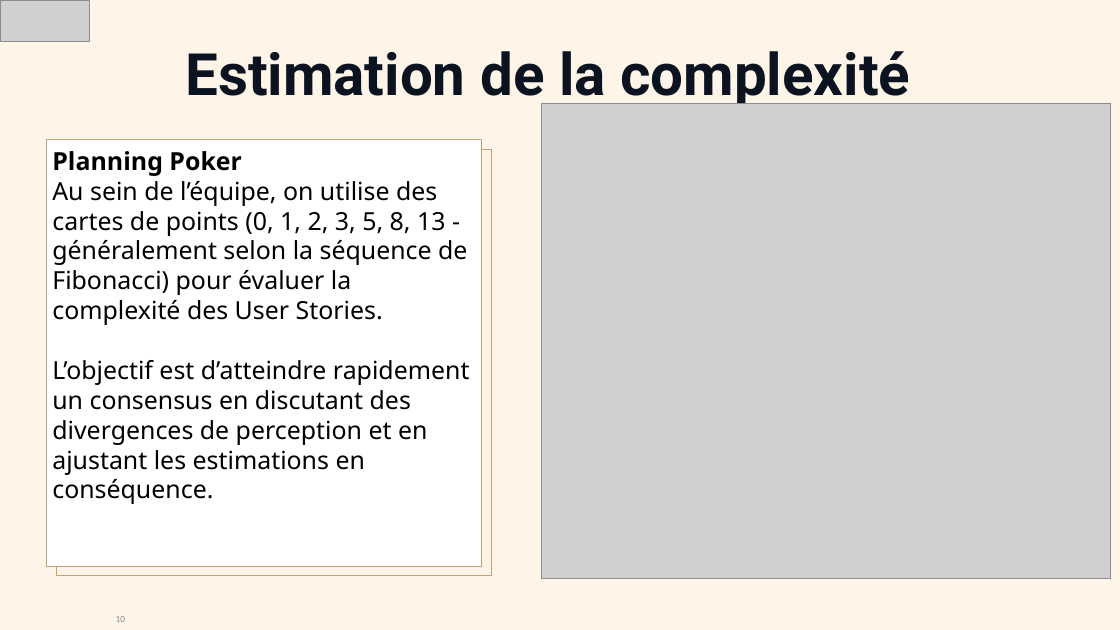
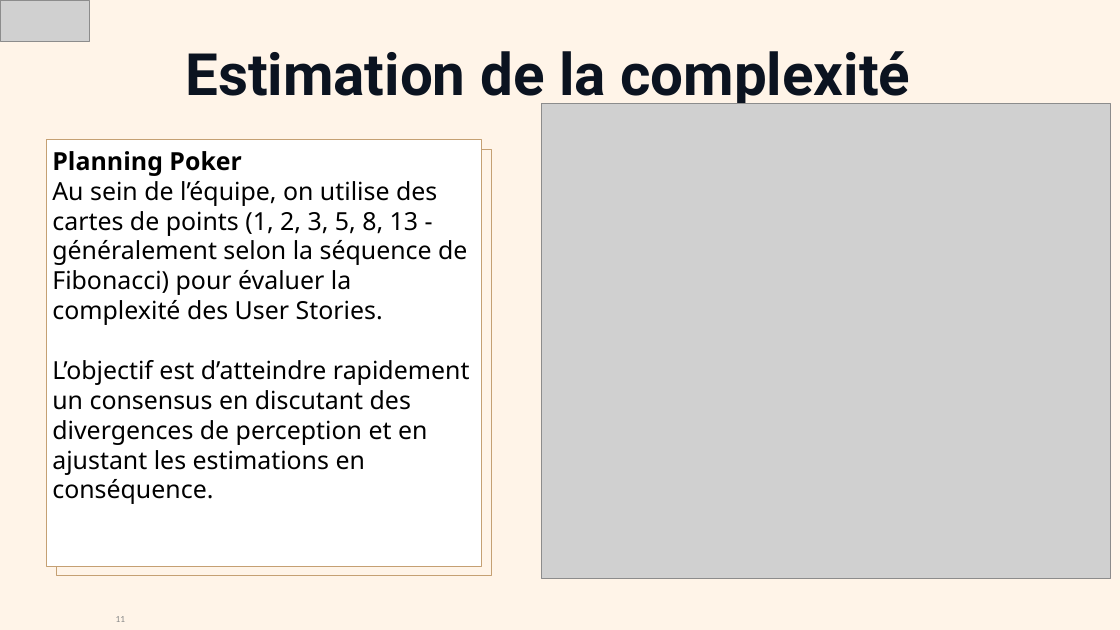
Before and after one commit to Weeskin/P7_-_Planifiez_le_developpement_du_site_de_votre_client, a slide deck: slide 11 of 3_Gestion_projet/Sourice_Pierre_3_kanban_08022024.pptx (slide 10 before the commit). Drawn at 1120x630 pixels with LibreOffice and Linux fonts; fonts in the diff are those of the drawing; grey boxes stand for pictures. Boxes give left, top, right and bottom in pixels: in the first picture for what was removed or moved away, otherwise in the second. Text is boxed around its words. In the diff, an @@ line names an element or a change of style, - is before the commit and + after.

```diff
--- a/3_Gestion_projet/Sourice_Pierre_3_kanban_08022024.pptx
+++ b/3_Gestion_projet/Sourice_Pierre_3_kanban_08022024.pptx
@@ text in rectangle at (x1=52, y1=151, x2=467, y2=325): text changed @@
-Planning Poker
-Au sein de l’équipe, on utilise des cartes de points (0, 1, 2, 3, 5, 8, 13 - généralement selon la séquence de Fibonacci) pour évaluer la complexité des User Stories.
+Planning Poker
+Au sein de l’équipe, on utilise des cartes de points (1, 2, 3, 5, 8, 13 - généralement selon la séquence de Fibonacci) pour évaluer la complexité des User Stories.
```
Also in this commit, not shown: 3 other slides changed, 1 slide added, 3 other files.
